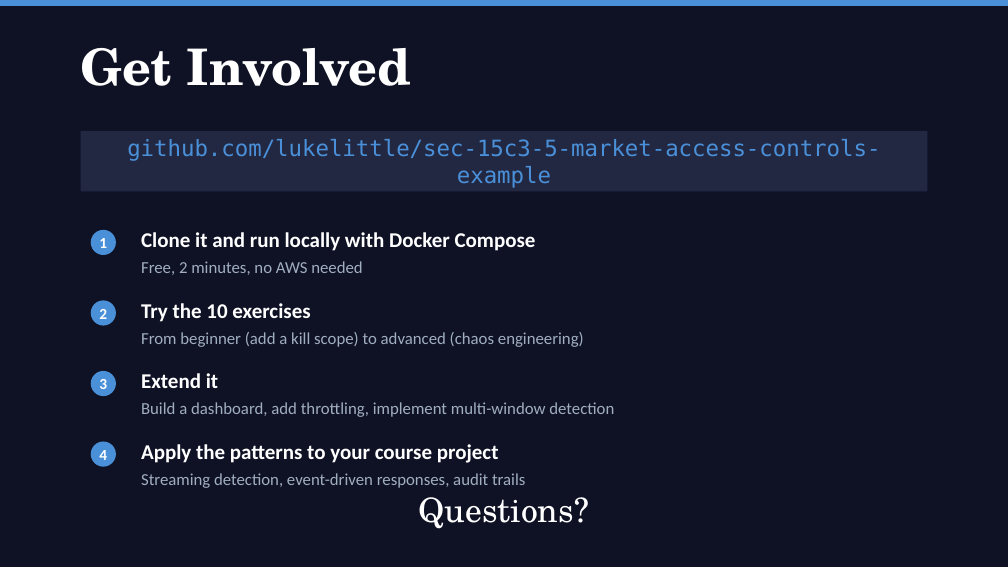
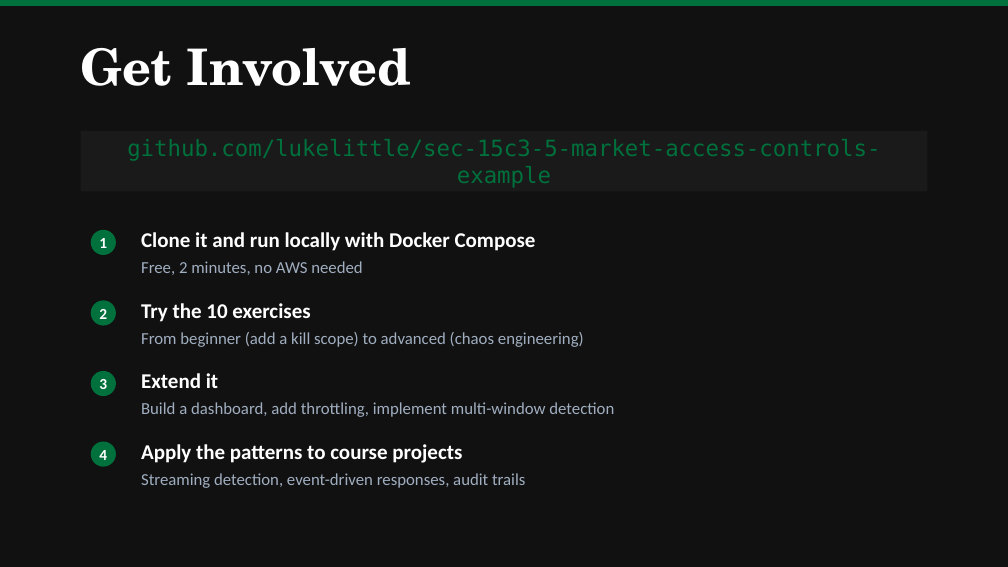
Before and after one commit to lukelittle/sec-15c3-5-market-access-controls-example, a slide deck: slide 20 of docs/presentation.pptx (slide 15 before the commit). Drawn at 1008x567 pixels with LibreOffice and Linux fonts; fonts in the diff are those of the drawing. Boxes give left, top, right and bottom in pixels: in the first picture for what was removed or moved away, otherwise in the second. Text is boxed around its words. In the diff, an @@ line names an element or a change of style, - is before the commit and + after.

```diff
--- a/docs/presentation.pptx
+++ b/docs/presentation.pptx
@@ background #0F1225 to #111111 @@
@@ text "github.com/lukelittle/sec-15c3-5-market-access-controls-exam ..." at <box>127,139,880,188</box>: text colour #4A90D9 to #00703C @@
@@ rectangle at <box>81,131,927,192</box>: fill #232842 to #1A1A1A @@
@@ fill #4A90D9 to #00703C in 5 elements at <box>0,0,1008,6</box>, <box>91,230,116,255</box>, <box>91,300,116,326</box>, <box>91,371,116,396</box>, <box>91,442,116,467</box> @@
@@ text at <box>141,444,462,463</box>: text changed @@
-Apply the patterns to your course project
+Apply the patterns to course projects
@@ text removed at <box>419,497,589,529</box> @@
-Questions?
```
Also in this commit, not shown: 13 other slides changed, 7 slides added, 1 slide removed, 32 other files.
